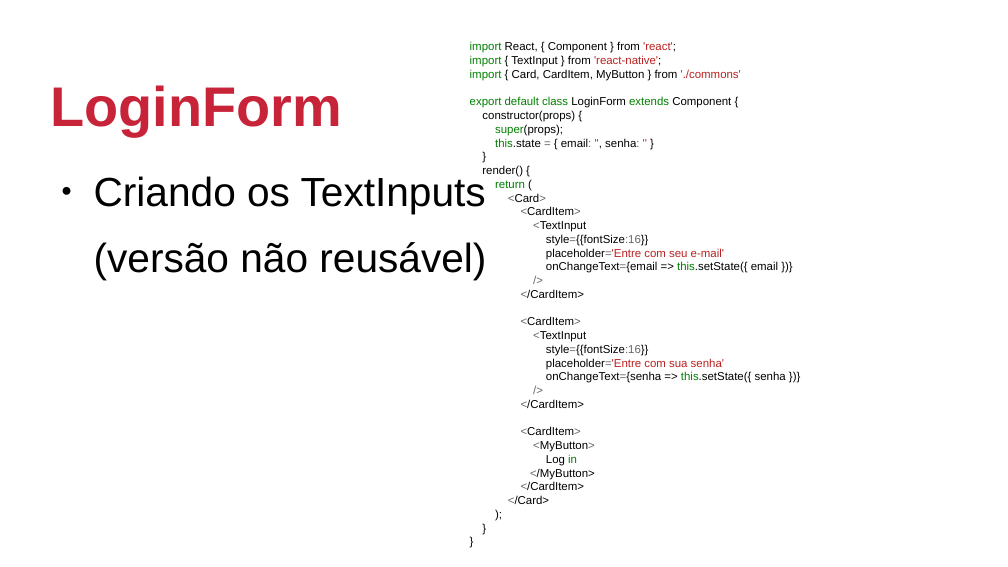
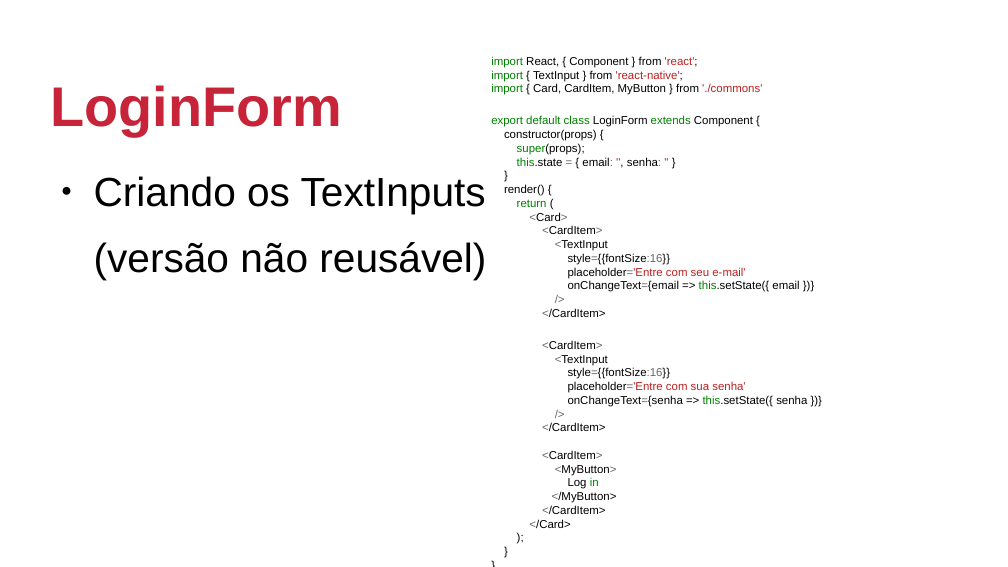
Before and after one commit to jeffersoncarvalho/PIDM-2019_2, a slide deck: slide 17 of SLIDES/parte2/aula05.odp (slide 18 before the commit). Drawn at 1008x567 pixels with LibreOffice and Linux fonts; fonts in the diff are those of the drawing; background and template pictures are left out. Boxes give left, top, right and bottom in pixels: in the first picture for what was removed or moved away, otherwise in the second. Text is boxed around its words. In the diff, an @@ line names an element or a change of style, - is before the commit and + after.

```diff
--- a/SLIDES/parte2/aula05.odp
+++ b/SLIDES/parte2/aula05.odp
@@ text "import React, { Component } ..." rewrapped from [470,42,786,504] to [491,56,807,528] @@
```
Also in this commit, not shown: 9 other slides changed, 14 slides added, 14 slides removed, 9 other files.
